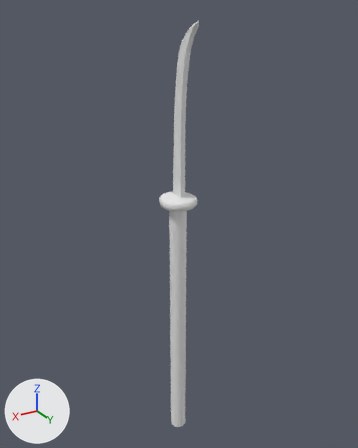
The Blender file Resources/ArtSharing/LaurenArt/Fallen Angel Glaive.blend: old version first, new version second.
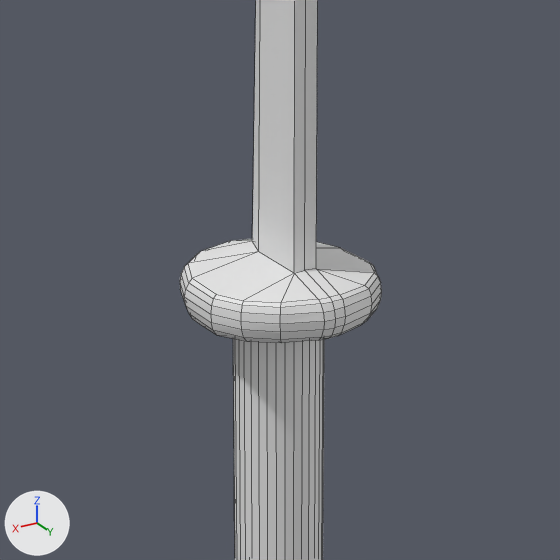
Old and new are each drawn whole from a 50 mm camera at (1.645, 0.697, 0.278) aimed at (-0.035, -2.101, -1.122) and again close up on the part from 35% to 65% of the width and 33% to 56% of the height. Every picture has the same lights, and +X, +Y and +Z are marked at lower left. The last two pictures show the newer version. The close-ups show mesh edges as thin lines.
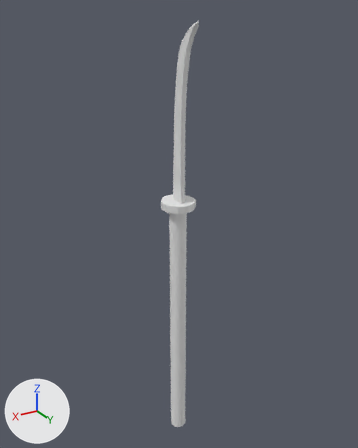
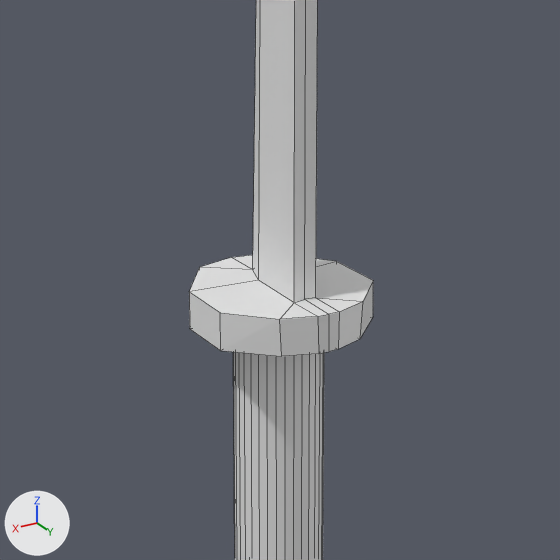
What differs and where, as boxes [x1, y1, x2, y2] in the close-ups (560 x 560 px):
```json
{"object": "Cube", "change": "reshaped", "before": [180, 0, 382, 343], "after": [189, 0, 373, 356]}
```

Scene script edits in JSON lines:
```json
{"block": "me_cube_001", "where": "# used by ob_cube; location = (0.0, 0.0, 0.0)"}
{"op": "remove", "block": "me_cube_001", "code": "me_cube_001.from_pydata(...)  # 115 vertices, 94 faces; spans x 0.0..0.126, y -2.195..-1.827, z -0.975..0.229"}
{"op": "add", "block": "me_cube_001", "code": "me_cube_001.from_pydata(...)  # 65 vertices, 47 faces; spans x 0.0..0.116, y -2.182..-1.827, z -0.973..0.229"}
{"block": "me_cube_001", "change": "me_cube_001 part 1"}
{"block": "me_cube_001", "change": "56 vertices are removed from x 0.0..0.126, y -2.195..-1.918, z -0.974..-0.898"}
{"block": "me_cube_001", "change": "56 faces are deleted"}
{"block": "me_cube_001", "change": "4 vertices in x 0.0..0.016, y -2.125..-1.991, z -0.88..-0.879 move by (0.0, 0.0, -0.04)"}
{"block": "me_cube_001", "change": "3 vertices in x 0.0..0.055, y -2.12..-2.084, z -0.975..-0.974 move by (0.0, 0.0, 0.002)"}
{"block": "me_cube_001", "change": "15 vertices move from x 0.0..0.096, y -2.189..-1.925, z -0.975..-0.897 to x 0.0..0.113, y -2.182..-1.932, z -0.973..-0.92"}
{"block": "me_cube_001", "change": "6 vertices are added at (0.033, -2.009, -0.972), (0.053, -2.031, -0.972), (0.116, -2.008, -0.972), (0.116, -2.008, -0.92), (0.06, -2.056, -0.972), (0.044, -2.018, -0.972)"}
{"block": "me_cube_001", "change": "9 new faces join them"}
```
